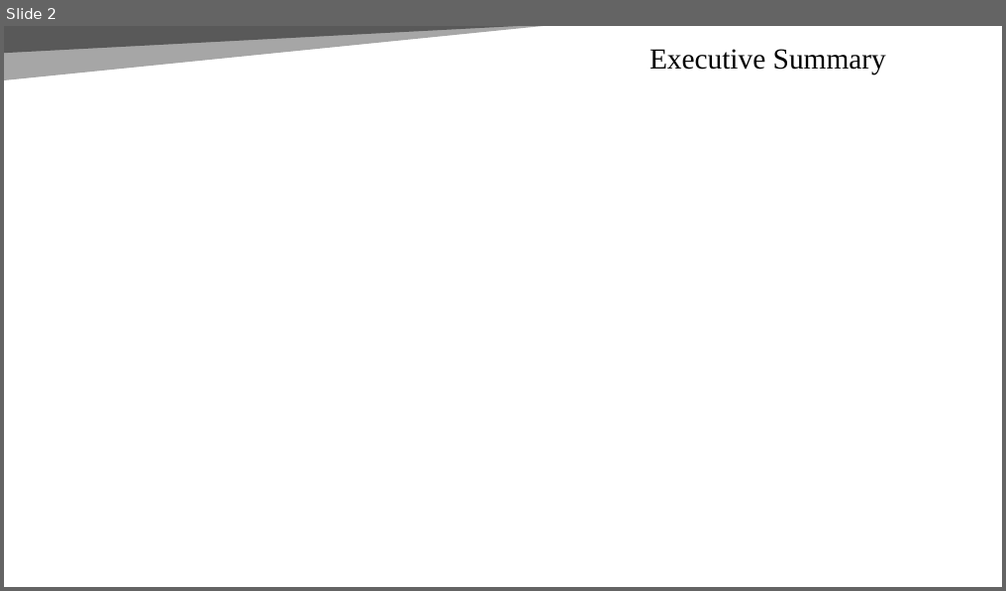
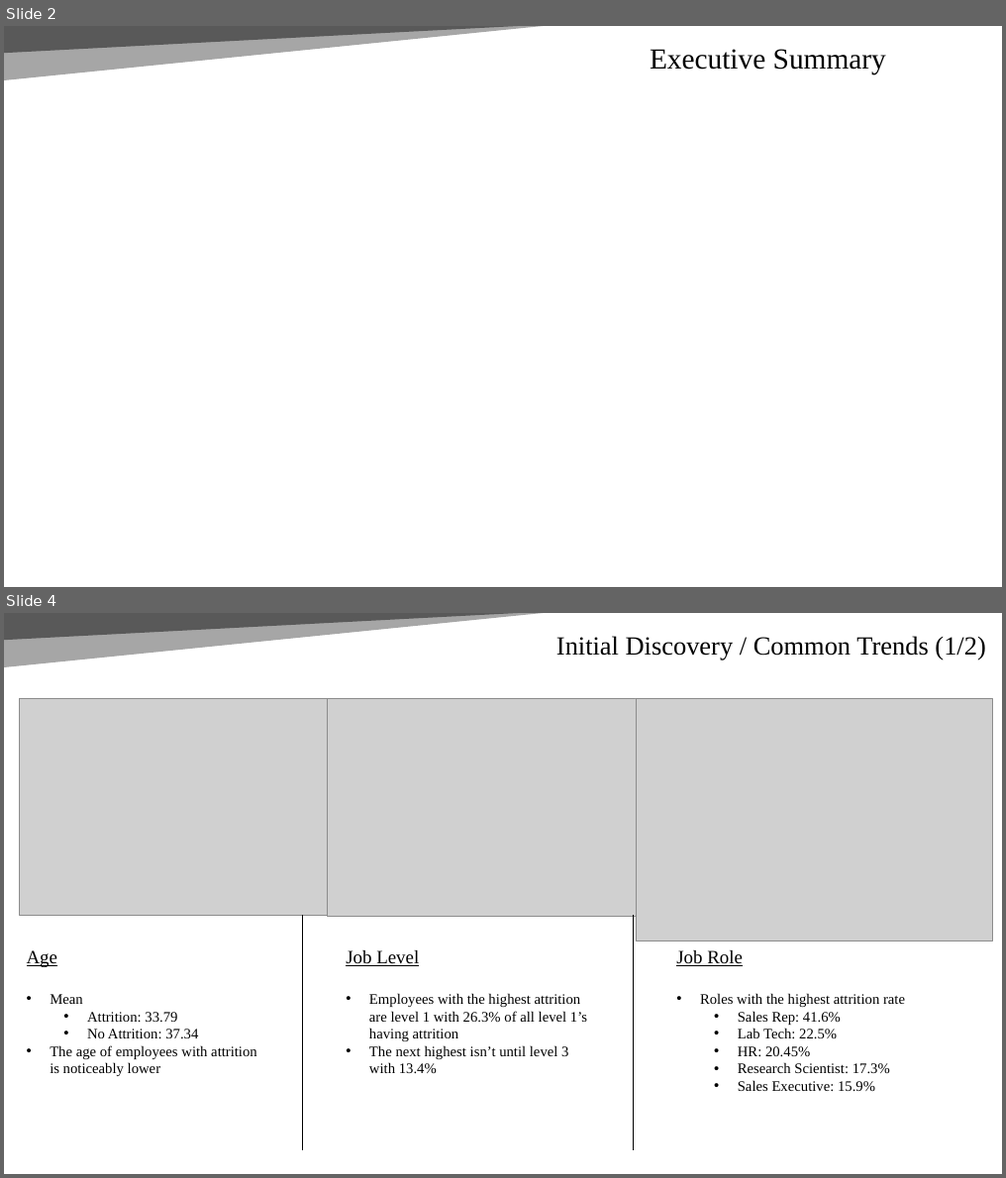
Before and after one commit to Abillelatus/CaseStudy2DDS, a slide deck: CaseStudy2DDS.pptx. Shown one above the other, each under a label of ours: slide 2 before the commit, slides 2 and 4 after it; the slides between them are not shown. The pictures are 1006x591 and 1006x1178 pixels, drawn with LibreOffice and Linux fonts; fonts in the diff are those of the drawing; grey boxes stand for pictures. Boxes give left, top, right and bottom in pixels: in the first picture for what was removed or moved away, otherwise in the second. Text is boxed around its words. In the diff, an @@ line names an element or a change of style, - is before the commit and + after.

```diff
--- a/CaseStudy2DDS.pptx
+++ b/CaseStudy2DDS.pptx
@@ slide 4 added at bbox=[4, 613, 1002, 1174], background #FFFFFF; not listed: 2 template elements that a slide beside it also shows @@
@@ title added at bbox=[556, 636, 985, 661], 25.2 pt, text #000000 @@
+Initial Discovery / Common Trends (1/2)
@@ picture added at bbox=[19, 698, 328, 916] @@
@@ picture added at bbox=[328, 698, 636, 917] @@
@@ picture added at bbox=[636, 698, 993, 942] @@
@@ line added from (303, 916) to (303, 1152), #000000 0.5 pt @@
@@ line added from (634, 916) to (634, 1152), #000000 0.5 pt @@
@@ text added at bbox=[27, 951, 257, 1076], 14 pt, text #000000 @@
+Age
+• Mean
+  • Attrition: 33.79
+  • No Attrition: 37.34
+• The age of employees with attrition is noticeably lower
@@ text added at bbox=[346, 951, 587, 1073], 14 pt, text #000000 @@
+Job Level
+• Employees with the highest attrition are level 1 with 26.3% of all level 1’s having attrition
+• The next highest isn’t until level 3 with 13.4%
@@ text added at bbox=[676, 951, 905, 1091], 14 pt, text #000000 @@
+Job Role
+• Roles with the highest attrition rate
+  • Sales Rep: 41.6%
+  • Lab Tech: 22.5%
+  • HR: 20.45%
+  • Research Scientist: 17.3%
+  • Sales Executive: 15.9%
```
Also in this commit, not shown: 9 other slides added, 4 other files.
